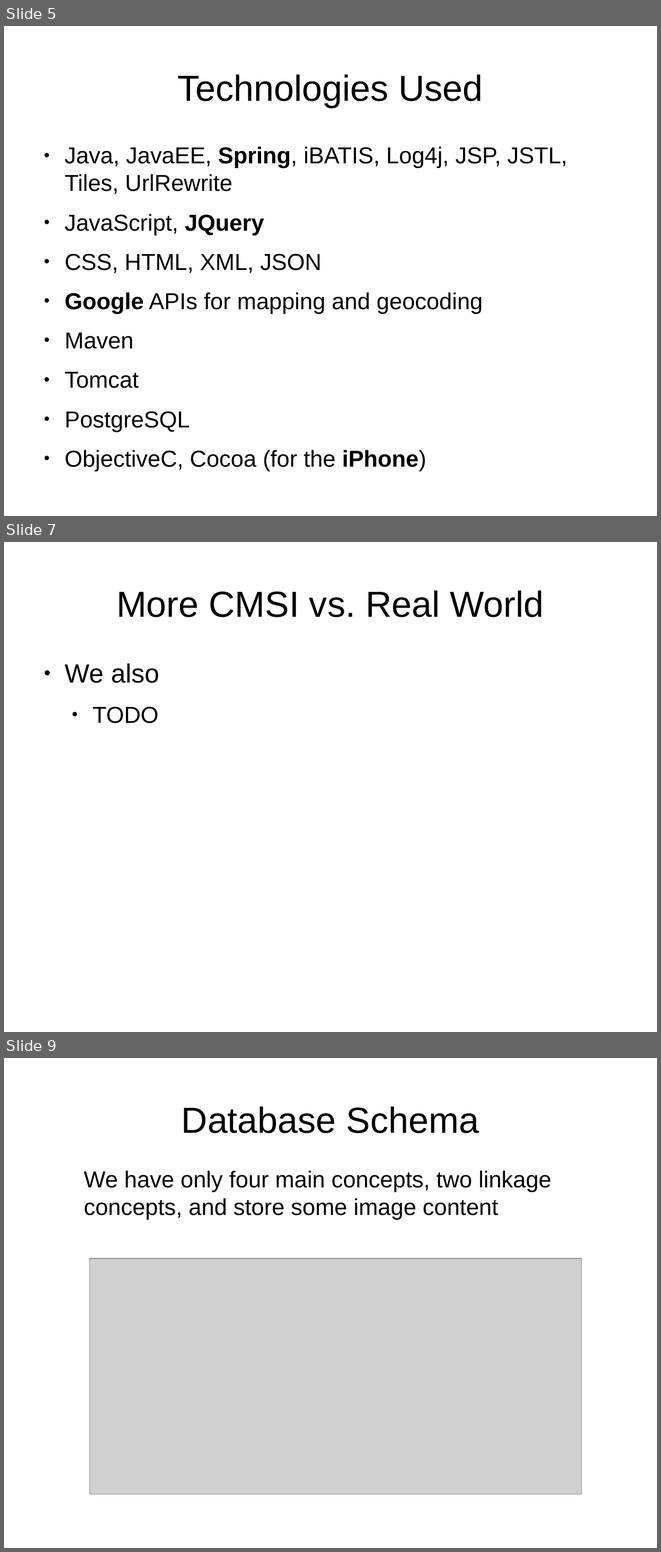
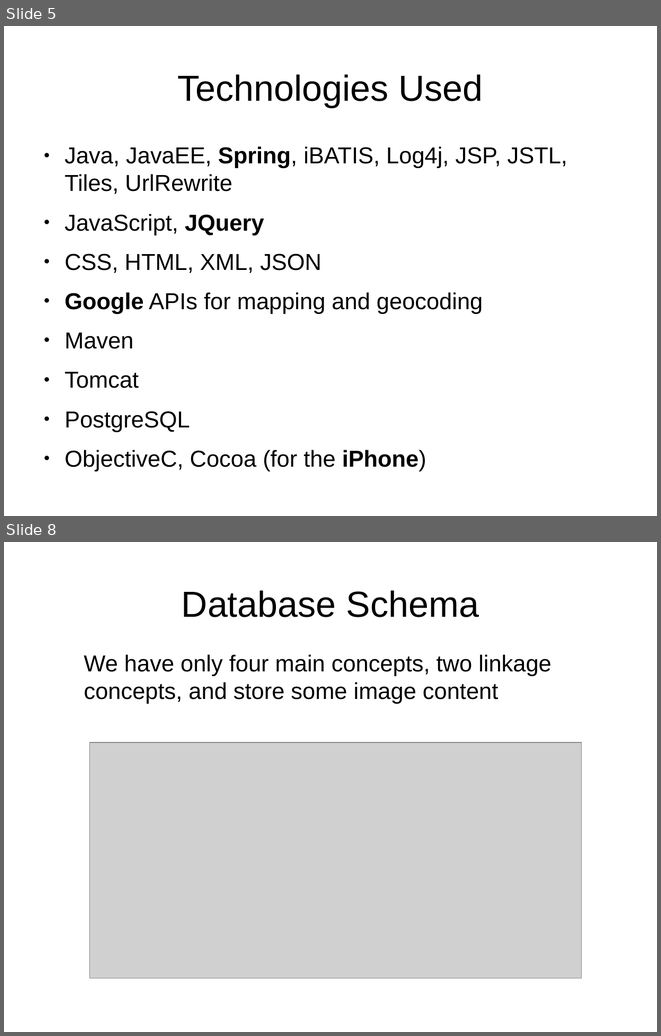
Before and after one commit to lmucs/playserengeti, a slide deck: serengeti/src/site/serengeti.odp. Shown one above the other, each under a label of ours: slides 5, 7 and 9 before the commit, slides 5 and 8 after it; the slides between them are not shown. The pictures are 661x1552 and 661x1036 pixels, drawn with LibreOffice and Linux fonts; fonts in the diff are those of the drawing; grey boxes stand for pictures. Boxes give left, top, right and bottom in pixels: in the first picture for what was removed or moved away, otherwise in the second. Text is boxed around its words. In the diff, an @@ line names an element or a change of style, - is before the commit and + after.

```diff
--- a/serengeti/src/site/serengeti.odp
+++ b/serengeti/src/site/serengeti.odp
@@ slide 7 removed at (4,542,657,1032), background #FFFFFF @@
@@ title removed at (116,590,544,617) @@
-More CMSI vs. Real World
@@ text removed at (64,663,159,723) @@
-● We also
-  ● TODO
@@ what was slide 9 is now slide 8 @@
```
Also in this commit, not shown: 3 slides changed, 3 slides added, 4 other slides removed.
